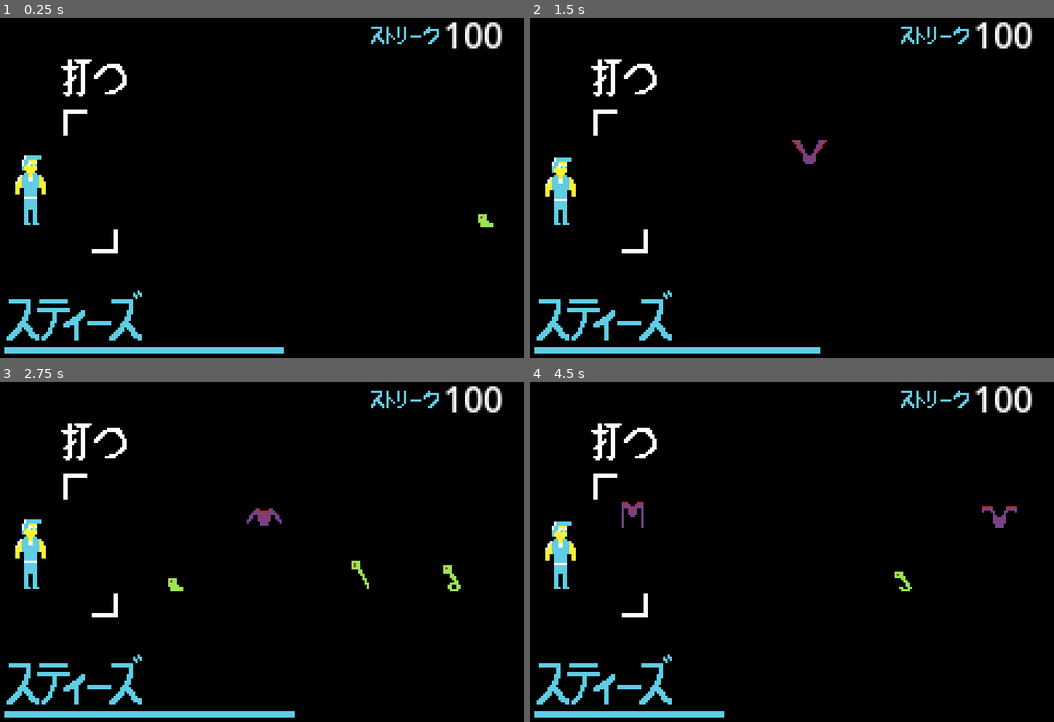
Above: before the commit, frames 1-4 (two rows, left to right).
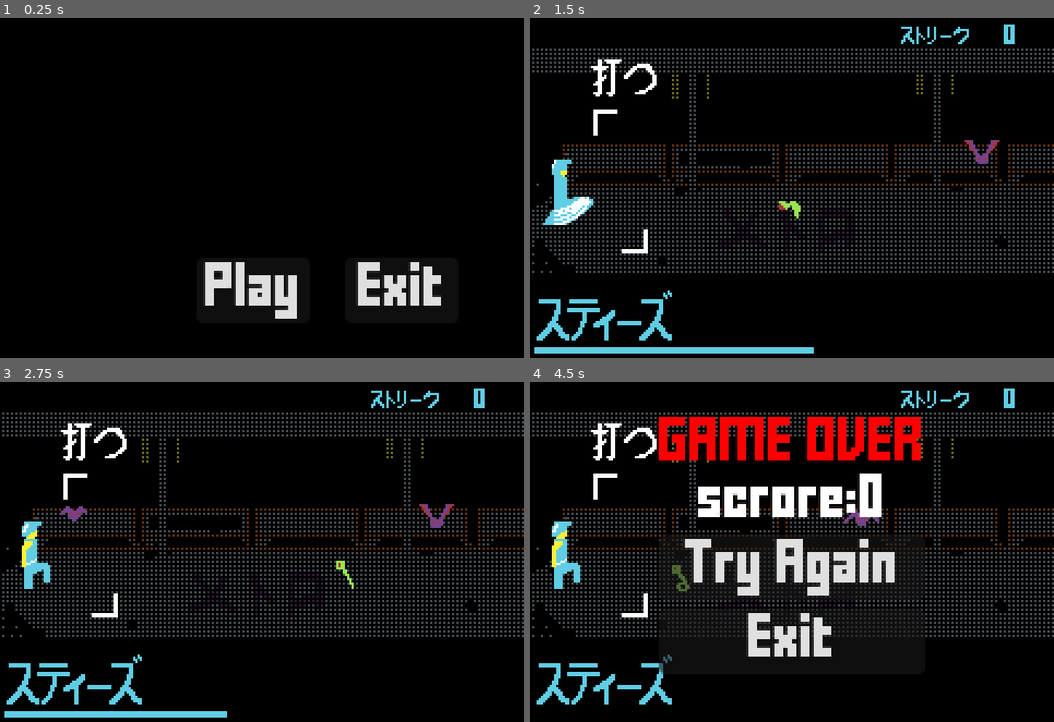
Above: after the commit, the same moments.

Repository: BenjiHeil/tokyo-metro
Game: Godot game, scene res://scenes/main.tscn
Two runs of this game, one before a commit and one after it. Both use one fixed random seed, a clock stepped at 60 frames per second and the inputs below. Before the commit the project starts from res://scenes/subway_scene.tscn.
Inputs (mouse positions are in pixels of both pictures, inside the frame that each line leads up to):
- Up to frame 1 (0.25 s): no input
- Up to frame 2 (1.5 s): click (781, 290) at 0.5 s, where only the run after the commit has a clickable "Play"; hold D (kick) from 1.28 s (still down)
- Up to frame 3 (2.75 s): tap W (punch) at 1.55, 2.1 s; release D (kick) at 2.03 s; tap D (kick) at 2.3 s
- Up to frame 4 (4.5 s): hold D (kick) 2.78-3.53 s; tap W (punch) at 3.05, 3.6 s; tap D (kick) at 3.8 s; hold D (kick) from 4.28 s (still down)

The runs differ from the first frame. In frame 1, 7.2% of the frame differs, in the area x 0-96%, y 1-99%; in frame 2, 12%; in frame 3, 12%; in frame 4, 23%, in the area x 0-100%, y 1-99%.

Commit message:
background assets, punch and kick animation

Diff:
--- /dev/null
+++ b/main_theme.tres
@@ -0,0 +1,6 @@
+[gd_resource type="Theme" load_steps=2 format=3 uid="uid://cw2l44phdfidq"]
+
+[ext_resource type="FontFile" uid="uid://drujtd3gu74so" path="res://addons/fff/FFFFORWA.TTF" id="1_w4qpo"]
+
+[resource]
+default_font = ExtResource("1_w4qpo")
--- a/project.godot
+++ b/project.godot
@@ -11,8 +11,9 @@
 [application]
 
 config/name="tokyo-metro"
-run/main_scene="res://scenes/subway_scene.tscn"
+run/main_scene="res://scenes/main.tscn"
 config/features=PackedStringArray("4.1", "GL Compatibility")
+run/max_fps=60
 config/icon="res://icon.svg"
 
 [display]
--- /dev/null
+++ b/scenes/game_over_menu.tscn
@@ -0,0 +1,53 @@
+[gd_scene load_steps=8 format=3 uid="uid://bs53kvprk0vdy"]
+
+[ext_resource type="Theme" uid="uid://cw2l44phdfidq" path="res://main_theme.tres" id="1_8rr3f"]
+[ext_resource type="Script" path="res://scripts/play.gd" id="2_d6hhx"]
+[ext_resource type="Script" path="res://scripts/exit.gd" id="3_nx0hu"]
+
+[sub_resource type="InputEventKey" id="InputEventKey_pxd34"]
+device = -1
+keycode = 4194309
+
+[sub_resource type="Shortcut" id="Shortcut_tm03q"]
+events = [SubResource("InputEventKey_pxd34")]
+
+[sub_resource type="InputEventKey" id="InputEventKey_tbqxn"]
+device = -1
+keycode = 4194305
+
+[sub_resource type="Shortcut" id="Shortcut_h6pne"]
+events = [SubResource("InputEventKey_tbqxn")]
+
+[node name="GameOverMenu" type="VBoxContainer"]
+anchors_preset = 15
+anchor_right = 1.0
+anchor_bottom = 1.0
+offset_left = 59.0
+offset_right = -59.0
+grow_horizontal = 2
+grow_vertical = 2
+alignment = 1
+
+[node name="Label" type="Label" parent="."]
+layout_mode = 2
+theme = ExtResource("1_8rr3f")
+theme_override_colors/font_color = Color(1, 0, 0, 1)
+text = "GAME OVER"
+horizontal_alignment = 1
+
+[node name="Score" type="Label" parent="."]
+layout_mode = 2
+text = "score: "
+horizontal_alignment = 1
+
+[node name="Button" type="Button" parent="."]
+layout_mode = 2
+shortcut = SubResource("Shortcut_tm03q")
+text = "Try Again"
+script = ExtResource("2_d6hhx")
+
+[node name="Button2" type="Button" parent="."]
+layout_mode = 2
+shortcut = SubResource("Shortcut_h6pne")
+text = "Exit"
+script = ExtResource("3_nx0hu")
--- a/scenes/game_ui.tscn
+++ b/scenes/game_ui.tscn
@@ -1,15 +1,21 @@
-[gd_scene load_steps=5 format=3 uid="uid://8838y7cujxld"]
+[gd_scene load_steps=8 format=3 uid="uid://8838y7cujxld"]
 
 [ext_resource type="Script" path="res://scripts/steez_bar.gd" id="1_7drfm"]
+[ext_resource type="Theme" uid="uid://cw2l44phdfidq" path="res://main_theme.tres" id="1_8hd05"]
+[ext_resource type="Script" path="res://scripts/game_ui.gd" id="2_27s6f"]
 [ext_resource type="Texture2D" uid="uid://btm56uuu48vpn" path="res://assets/steez.png" id="2_gxxgt"]
 [ext_resource type="Texture2D" uid="uid://036mlcet5xrd" path="res://assets/Hit.png" id="3_g3hbv"]
 [ext_resource type="Texture2D" uid="uid://bqcbxnhng6psr" path="res://assets/Streak.png" id="4_e77qo"]
+[ext_resource type="Script" path="res://scripts/streak_counter.gd" id="6_2u7he"]
 
 [node name="Control" type="Control"]
+process_mode = 3
 layout_mode = 3
 anchors_preset = 0
 offset_right = 240.0
 offset_bottom = 160.0
+theme = ExtResource("1_8hd05")
+script = ExtResource("2_27s6f")
 
 [node name="Steezbar" type="ColorRect" parent="."]
 layout_mode = 0
@@ -69,12 +75,16 @@
 texture = ExtResource("4_e77qo")
 
 [node name="RichTextLabel" type="RichTextLabel" parent="Streak"]
+modulate = Color(0.372549, 0.803922, 0.894118, 1)
 texture_filter = 1
 texture_repeat = 1
-offset_left = 5.0
-offset_top = -13.0
-offset_right = 45.0
-offset_bottom = 27.0
-text = "100"
+offset_left = 17.0
+offset_top = -6.0
+offset_right = 57.0
+offset_bottom = 34.0
+scale = Vector2(0.5, 0.5)
+theme = ExtResource("1_8hd05")
+text = "011"
 fit_content = true
 text_direction = 2
+script = ExtResource("6_2u7he")
--- /dev/null
+++ b/scenes/main.tscn
@@ -0,0 +1,54 @@
+[gd_scene load_steps=8 format=3 uid="uid://ctc1gydbrrnpd"]
+
+[ext_resource type="Theme" uid="uid://cw2l44phdfidq" path="res://main_theme.tres" id="1_housn"]
+[ext_resource type="Script" path="res://scripts/play.gd" id="2_3h6sv"]
+[ext_resource type="Script" path="res://scripts/exit.gd" id="3_63dgd"]
+
+[sub_resource type="InputEventKey" id="InputEventKey_y54f0"]
+device = -1
+keycode = 4194309
+physical_keycode = 4194309
+key_label = 4194309
+
+[sub_resource type="Shortcut" id="Shortcut_jb0s1"]
+events = [SubResource("InputEventKey_y54f0")]
+
+[sub_resource type="InputEventKey" id="InputEventKey_og36o"]
+device = -1
+keycode = 4194305
+
+[sub_resource type="Shortcut" id="Shortcut_ng1ck"]
+events = [SubResource("InputEventKey_og36o")]
+
+[node name="Main" type="Node"]
+
+[node name="Control" type="Control" parent="."]
+layout_mode = 3
+anchors_preset = 0
+offset_right = 240.0
+offset_bottom = 160.0
+
+[node name="Play" type="Button" parent="Control"]
+layout_mode = 0
+offset_left = 90.0
+offset_top = 114.0
+offset_right = 142.0
+offset_bottom = 144.0
+theme = ExtResource("1_housn")
+action_mode = 0
+shortcut = SubResource("Shortcut_jb0s1")
+text = "Play"
+script = ExtResource("2_3h6sv")
+
+[node name="Exit" type="Button" parent="Control"]
+layout_mode = 0
+offset_left = 158.0
+offset_top = 114.0
+offset_right = 210.0
+offset_bottom = 144.0
+theme = ExtResource("1_housn")
+action_mode = 0
+shortcut = SubResource("Shortcut_ng1ck")
+text = "Exit
+"
+script = ExtResource("3_63dgd")
--- a/scenes/player.tscn
+++ b/scenes/player.tscn
@@ -1,9 +1,11 @@
-[gd_scene load_steps=20 format=3 uid="uid://daata6sobono3"]
+[gd_scene load_steps=46 format=3 uid="uid://daata6sobono3"]
 
 [ext_resource type="Texture2D" uid="uid://bbsqi8q5afonj" path="res://assets/player_idle.png" id="1_ns6ja"]
 [ext_resource type="Script" path="res://scripts/player.gd" id="1_pnb7c"]
 [ext_resource type="Script" path="res://scripts/player_animator.gd" id="2_o5gto"]
+[ext_resource type="Texture2D" uid="uid://tpkdyrfvugf" path="res://assets/Kick.png" id="3_ibgcl"]
 [ext_resource type="AudioStream" uid="uid://b5ifivw7uitfb" path="res://assets/hit_tokyo_metro.wav" id="4_bb6x2"]
+[ext_resource type="Texture2D" uid="uid://n5ckhpgobenk" path="res://assets/Punch.png" id="4_mskxj"]
 [ext_resource type="Script" path="res://scripts/player_sound.gd" id="5_y384q"]
 
 [sub_resource type="CapsuleShape2D" id="CapsuleShape2D_ueoga"]
@@ -54,6 +56,102 @@
 
 [sub_resource type="AtlasTexture" id="AtlasTexture_i5pa5"]
 atlas = ExtResource("1_ns6ja")
+region = Rect2(160, 32, 32, 32)
+
+[sub_resource type="AtlasTexture" id="AtlasTexture_3kjfi"]
+atlas = ExtResource("3_ibgcl")
+region = Rect2(0, 0, 32, 32)
+
+[sub_resource type="AtlasTexture" id="AtlasTexture_w203j"]
+atlas = ExtResource("3_ibgcl")
+region = Rect2(32, 0, 32, 32)
+
+[sub_resource type="AtlasTexture" id="AtlasTexture_1noir"]
+atlas = ExtResource("3_ibgcl")
+region = Rect2(64, 0, 32, 32)
+
+[sub_resource type="AtlasTexture" id="AtlasTexture_6t8ka"]
+atlas = ExtResource("3_ibgcl")
+region = Rect2(96, 0, 32, 32)
+
+[sub_resource type="AtlasTexture" id="AtlasTexture_f612f"]
+atlas = ExtResource("3_ibgcl")
+region = Rect2(128, 0, 32, 32)
+
+[sub_resource type="AtlasTexture" id="AtlasTexture_y5f5e"]
+atlas = ExtResource("3_ibgcl")
+region = Rect2(160, 0, 32, 32)
+
+[sub_resource type="AtlasTexture" id="AtlasTexture_5j88d"]
+atlas = ExtResource("3_ibgcl")
+region = Rect2(0, 32, 32, 32)
+
+[sub_resource type="AtlasTexture" id="AtlasTexture_s3ury"]
+atlas = ExtResource("3_ibgcl")
+region = Rect2(32, 32, 32, 32)
+
+[sub_resource type="AtlasTexture" id="AtlasTexture_d6qje"]
+atlas = ExtResource("3_ibgcl")
+region = Rect2(64, 32, 32, 32)
+
+[sub_resource type="AtlasTexture" id="AtlasTexture_8w1mo"]
+atlas = ExtResource("3_ibgcl")
+region = Rect2(96, 32, 32, 32)
+
+[sub_resource type="AtlasTexture" id="AtlasTexture_lanpy"]
+atlas = ExtResource("3_ibgcl")
+region = Rect2(128, 32, 32, 32)
+
+[sub_resource type="AtlasTexture" id="AtlasTexture_g2glb"]
+atlas = ExtResource("3_ibgcl")
+region = Rect2(160, 32, 32, 32)
+
+[sub_resource type="AtlasTexture" id="AtlasTexture_bgu70"]
+atlas = ExtResource("4_mskxj")
+region = Rect2(0, 0, 32, 32)
+
+[sub_resource type="AtlasTexture" id="AtlasTexture_v5wi7"]
+atlas = ExtResource("4_mskxj")
+region = Rect2(32, 0, 32, 32)
+
+[sub_resource type="AtlasTexture" id="AtlasTexture_k1hmp"]
+atlas = ExtResource("4_mskxj")
+region = Rect2(64, 0, 32, 32)
+
+[sub_resource type="AtlasTexture" id="AtlasTexture_x4i4f"]
+atlas = ExtResource("4_mskxj")
+region = Rect2(96, 0, 32, 32)
+
+[sub_resource type="AtlasTexture" id="AtlasTexture_suy1g"]
+atlas = ExtResource("4_mskxj")
+region = Rect2(128, 0, 32, 32)
+
+[sub_resource type="AtlasTexture" id="AtlasTexture_khhu8"]
+atlas = ExtResource("4_mskxj")
+region = Rect2(160, 0, 32, 32)
+
+[sub_resource type="AtlasTexture" id="AtlasTexture_yr6yr"]
+atlas = ExtResource("4_mskxj")
+region = Rect2(0, 32, 32, 32)
+
+[sub_resource type="AtlasTexture" id="AtlasTexture_ky0jc"]
+atlas = ExtResource("4_mskxj")
+region = Rect2(32, 32, 32, 32)
+
+[sub_resource type="AtlasTexture" id="AtlasTexture_c287v"]
+atlas = ExtResource("4_mskxj")
+region = Rect2(64, 32, 32, 32)
+
+[sub_resource type="AtlasTexture" id="AtlasTexture_kx87n"]
+atlas = ExtResource("4_mskxj")
+region = Rect2(96, 32, 32, 32)
+
+[sub_resource type="AtlasTexture" id="AtlasTexture_3ngs5"]
+atlas = ExtResource("4_mskxj")
+region = Rect2(128, 32, 32, 32)
+
+[sub_resource type="AtlasTexture" id="AtlasTexture_5a4eg"]
+atlas = ExtResource("4_mskxj")
 region = Rect2(160, 32, 32, 32)
 
 [sub_resource type="SpriteFrames" id="SpriteFrames_u1wer"]
@@ -97,6 +195,88 @@
 }],
 "loop": true,
 "name": &"Idle",
+"speed": 48.0
+}, {
+"frames": [{
+"duration": 1.0,
+"texture": SubResource("AtlasTexture_3kjfi")
+}, {
+"duration": 1.0,
+"texture": SubResource("AtlasTexture_w203j")
+}, {
+"duration": 1.0,
+"texture": SubResource("AtlasTexture_1noir")
+}, {
+"duration": 1.0,
+"texture": SubResource("AtlasTexture_6t8ka")
+}, {
+"duration": 1.0,
+"texture": SubResource("AtlasTexture_f612f")
+}, {
+"duration": 1.0,
+"texture": SubResource("AtlasTexture_y5f5e")
+}, {
+"duration": 1.0,
+"texture": SubResource("AtlasTexture_5j88d")
+}, {
+"duration": 1.0,
+"texture": SubResource("AtlasTexture_s3ury")
+}, {
+"duration": 1.0,
+"texture": SubResource("AtlasTexture_d6qje")
+}, {
+"duration": 1.0,
+"texture": SubResource("AtlasTexture_8w1mo")
+}, {
+"duration": 1.0,
+"texture": SubResource("AtlasTexture_lanpy")
+}, {
+"duration": 1.0,
+"texture": SubResource("AtlasTexture_g2glb")
+}],
+"loop": true,
+"name": &"Kick",
+"speed": 24.0
+}, {
+"frames": [{
+"duration": 1.0,
+"texture": SubResource("AtlasTexture_bgu70")
+}, {
+"duration": 1.0,
+"texture": SubResource("AtlasTexture_v5wi7")
+}, {
+"duration": 1.0,
+"texture": SubResource("AtlasTexture_k1hmp")
+}, {
+"duration": 1.0,
+"texture": SubResource("AtlasTexture_x4i4f")
+}, {
+"duration": 1.0,
+"texture": SubResource("AtlasTexture_suy1g")
+}, {
+"duration": 1.0,
+"texture": SubResource("AtlasTexture_khhu8")
+}, {
+"duration": 1.0,
+"texture": SubResource("AtlasTexture_yr6yr")
+}, {
+"duration": 1.0,
+"texture": SubResource("AtlasTexture_ky0jc")
+}, {
+"duration": 1.0,
+"texture": SubResource("AtlasTexture_c287v")
+}, {
+"duration": 1.0,
+"texture": SubResource("AtlasTexture_kx87n")
+}, {
+"duration": 1.0,
+"texture": SubResource("AtlasTexture_3ngs5")
+}, {
+"duration": 1.0,
+"texture": SubResource("AtlasTexture_5a4eg")
+}],
+"loop": true,
+"name": &"Punch",
 "speed": 24.0
 }]
 
@@ -112,8 +292,8 @@
 texture_repeat = 1
 sprite_frames = SubResource("SpriteFrames_u1wer")
 animation = &"Idle"
-frame = 2
-frame_progress = 0.981763
+frame = 11
+frame_progress = 0.907248
 script = ExtResource("2_o5gto")
 
 [node name="AudioStreamPlayer2D" type="AudioStreamPlayer2D" parent="."]
--- a/scenes/subway_scene.tscn
+++ b/scenes/subway_scene.tscn
@@ -6,6 +6,7 @@
 [ext_resource type="PackedScene" uid="uid://8838y7cujxld" path="res://scenes/game_ui.tscn" id="4_aad8d"]
 [ext_resource type="PackedScene" uid="uid://rn3j54347m8s" path="res://scenes/kill_zone_bats.tscn" id="5_f6nug"]
 [ext_resource type="PackedScene" uid="uid://busjddk4gquh2" path="res://scenes/kill_zone_snakes.tscn" id="6_o5sdk"]
+[ext_resource type="Texture2D" uid="uid://c28y6eq2n2bol" path="res://assets/Subway.png" id="7_3i4xl"]
 
 [node name="SubwayScene" type="Node"]
 script = ExtResource("1_1y2xy")
@@ -22,4 +23,13 @@
 position = Vector2(42, 63)
 
 [node name="KillZoneSnakes" parent="." instance=ExtResource("6_o5sdk")]
+visible = true
 position = Vector2(42, 95)
+
+[node name="Subway" type="Sprite2D" parent="."]
+modulate = Color(1, 1, 1, 0.458824)
+z_index = -1
+texture_filter = 1
+texture_repeat = 1
+position = Vector2(121, 76)
+texture = ExtResource("7_3i4xl")
--- /dev/null
+++ b/scripts/exit.gd
@@ -0,0 +1,10 @@
+extends Button
+
+
+# Called when the node enters the scene tree for the first time.
+func _ready():
+	pressed.connect(_on_pressed) # Replace with function body.
+
+
+func _on_pressed():
+	get_tree().quit(0)
--- a/scripts/game_manager.gd
+++ b/scripts/game_manager.gd
@@ -7,14 +7,19 @@
 var _timer = Timer.new()
 var beatCounter = 0
 var beats = []
+var currentStreak = 0
+var highestStreak = 0
+var score = 0
 
 signal steez_updated(newValue)
+signal streak_updated(newValue)
+signal game_over(score)
 signal beat(num)
 
 #song patterns
 #TODO: figure out a better approach for editing and storing these (maybe in-game)
 var song1 = {
-	"bpm": 400, #seems high but chart your patterns at quarter-time feel, allows for 16th notes
+	"bpm": 400, #seems high but chart your patterns at quarter-time feel (so this feels like 100 bpm), allows for 16th notes
 	"patterns": {
 		#     1  e and a  2  e and a  3  e and a  4  e and a
 		"A": [1, 0, 0, 0, 2, 0, 0, 0, 0, 0, 1, 0, 2, 0, 1, 0],
@@ -22,7 +27,6 @@
 	},
 	"patternOrder": ["A", "A", "A", "A"]
 }
-
 
 # Called when the node enters the scene tree for the first time.
 func _ready():
@@ -33,6 +37,7 @@
 	add_child(_timer)
 	_timer.timeout.connect(_on_timer_timeout)
 	load_song(song1)
+	get_tree().paused = false
 
 func _on_timer_timeout():
 	beat.emit(get_next_beat())
@@ -41,10 +46,13 @@
 func _on_player_player_hit(_body):
 	var newValue = steezAmount - hitPenalty
 	update_steez(newValue)
+	update_streak(0)
 
-func _on_kill_zone_kill(body):
+func _on_kill_zone_kill(_body):
 	var newValue = steezAmount + killBonus
 	update_steez(newValue)
+	update_streak(currentStreak + 1)
+	score += 1
 
 func update_steez(newValue):
 	if newValue < 0:
@@ -52,7 +60,15 @@
 	if newValue > 100:
 		newValue = 100
 	steezAmount = newValue
+	if(steezAmount == 0):
+		end_game()
 	steez_updated.emit(newValue)
+
+func update_streak(newValue):
+	if newValue > highestStreak:
+		highestStreak = newValue
+	currentStreak = newValue
+	streak_updated.emit(newValue)
 
 func get_next_beat():
 	if beatCounter < beats.size():
@@ -67,3 +83,7 @@
 	_timer.start()
 	for pattern in song["patternOrder"]:
 		beats.append_array(song["patterns"][pattern])
+
+func end_game():
+	game_over.emit(score * 10 * highestStreak) # make the player feel better
+	get_tree().paused = true
--- /dev/null
+++ b/scripts/game_ui.gd
@@ -0,0 +1,12 @@
+extends Control
+
+
+# Called when the node enters the scene tree for the first time.
+func _ready():
+	find_parent("SubwayScene").game_over.connect(on_parent_game_over)
+
+
+func on_parent_game_over(score):
+	var gameOverMenu = load("res://scenes/game_over_menu.tscn").instantiate()
+	gameOverMenu.find_child("Score").text = "scrore:" + str(score)
+	add_child(gameOverMenu)
--- /dev/null
+++ b/scripts/play.gd
@@ -0,0 +1,10 @@
+extends Button
+
+
+# Called when the node enters the scene tree for the first time.
+func _ready():
+	pressed.connect(_on_pressed)
+
+
+func _on_pressed():
+	get_tree().change_scene_to_file("res://scenes/subway_scene.tscn")
--- a/scripts/player_animator.gd
+++ b/scripts/player_animator.gd
@@ -3,3 +3,16 @@
 # Called when the node enters the scene tree for the first time.
 func _ready():
 	play("Idle")
+	animation_looped.connect(_on_animation_finished)
+
+func _input(event):
+	if event.is_action_pressed("punch"):
+		frame = 0
+		play("Punch")
+	if event.is_action_pressed("kick"):
+		frame = 0
+		play("Kick")
+
+
+func _on_animation_finished():
+	play("Idle")
--- /dev/null
+++ b/scripts/streak_counter.gd
@@ -0,0 +1,10 @@
+extends RichTextLabel
+
+# Called when the node enters the scene tree for the first time.
+func _ready():
+	text = str(0)
+	find_parent("SubwayScene").streak_updated.connect(_on_parent_streak_updated)
+
+
+func _on_parent_streak_updated(newValue):
+	text = str(newValue)
Binary file added: addons/fff/FFFFORWA.TTF
Not shown, added: addons/fff/FFFFORWA.TTF.import
Binary file added: assets/Kick.png
Not shown, added: assets/Kick.png.import
Binary file added: assets/Punch.png
Not shown, added: assets/Punch.png.import
Binary file added: assets/Subway.png
Not shown, added: assets/Subway.png.import
Not shown, added: licenses/fff/read_me.txt
Not shown: 1 places in scenes/subway_scene.tscn that only renumber resources
